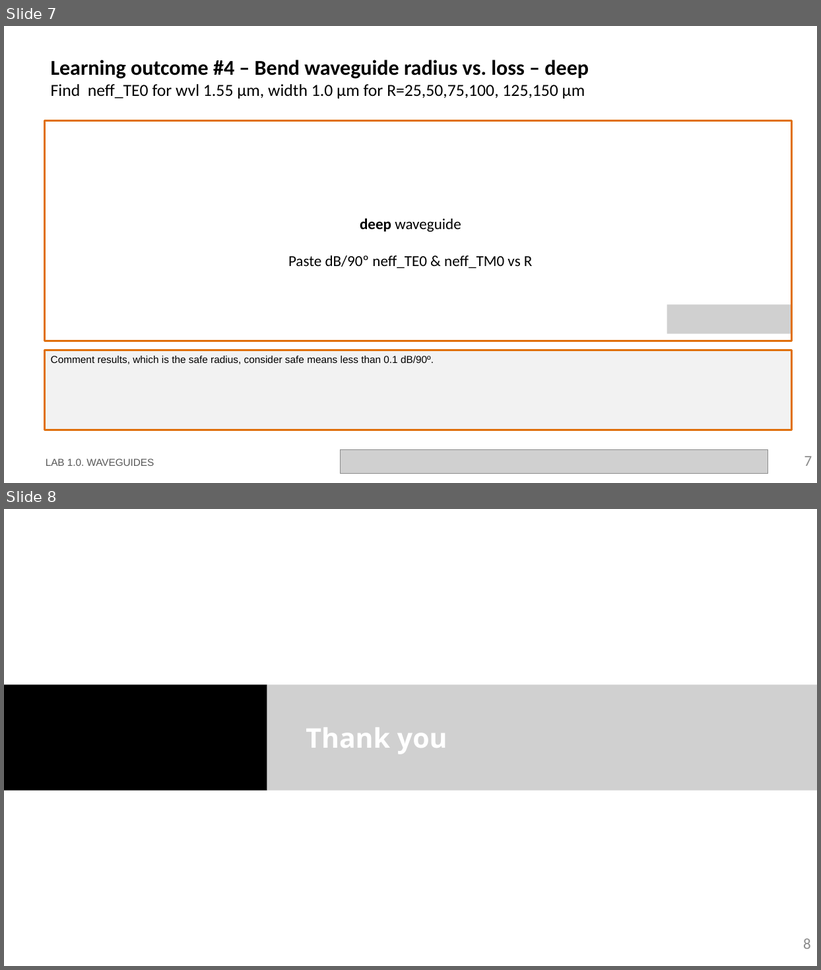
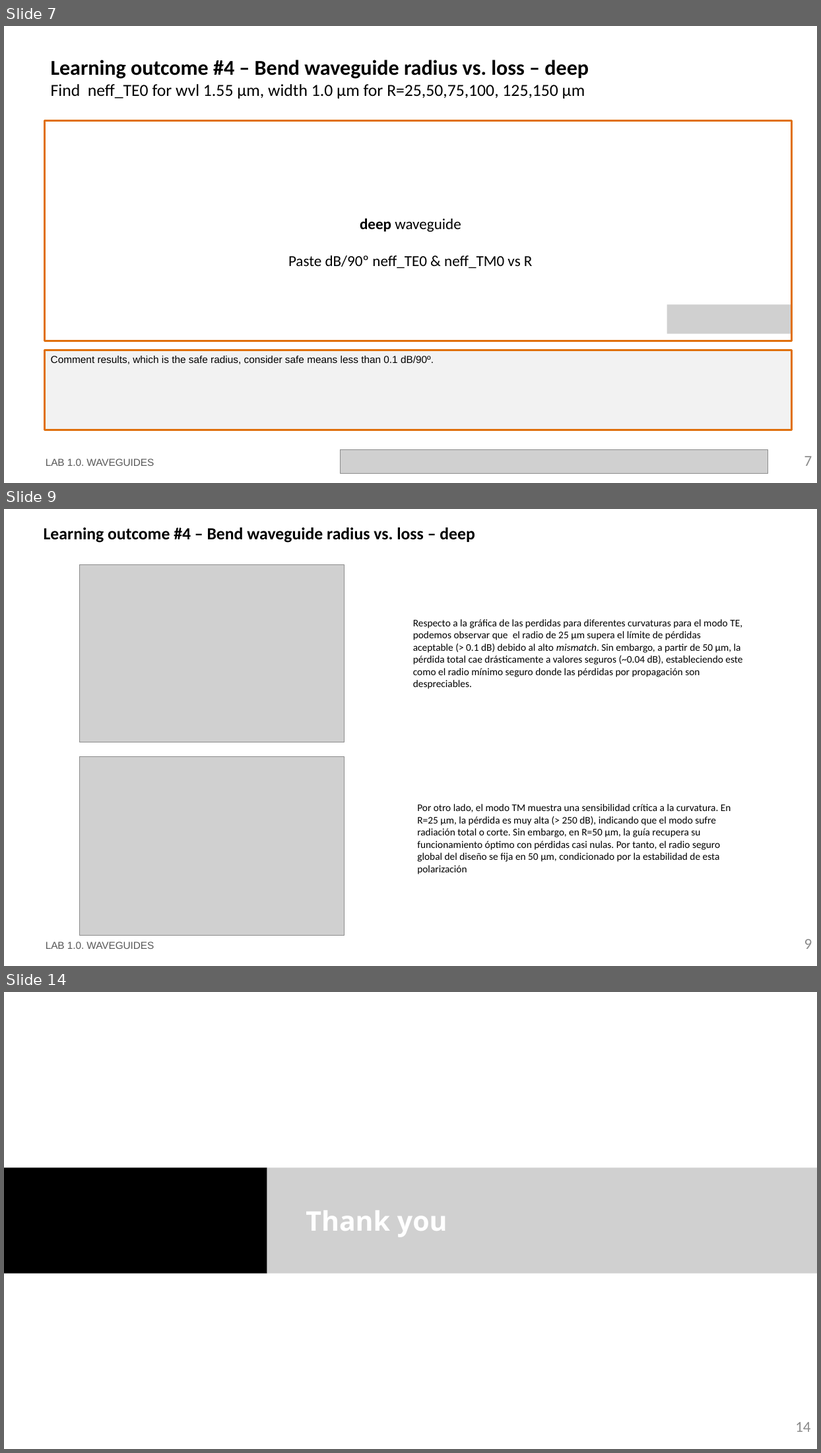
Before and after one commit to snacmuo/pic-upv-lab1, a slide deck: LabBook_10.pptx. Shown one above the other, each under a label of ours: slides 7 and 8 before the commit, slides 7, 9 and 14 after it; the slides between them are not shown. The pictures are 821x970 and 821x1453 pixels, drawn with LibreOffice and Linux fonts; fonts in the diff are those of the drawing; grey boxes stand for pictures; background and template pictures are left out. Boxes give left, top, right and bottom in pixels: in the first picture for what was removed or moved away, otherwise in the second. Text is boxed around its words. In the diff, an @@ line names an element or a change of style, - is before the commit and + after.

```diff
--- a/LabBook_10.pptx
+++ b/LabBook_10.pptx
@@ slide 9 added at (4,509,817,966), background #FFFFFF @@
@@ title added at (44,527,475,543), 20 pt, text #000000, bold @@
+Learning outcome #4 – Bend waveguide radius vs. loss – deep
@@ picture added at (80,564,344,742) @@
@@ text added at (413,619,743,689), 12 pt, text #000000 @@
+Respecto a la gráfica de las perdidas para diferentes curvaturas para el modo TE, podemos observar que el radio de 25 µm supera el límite de pérdidas aceptable (> 0.1 dB) debido al alto mismatch. Sin embargo, a partir de 50 µm, la pérdida total cae drásticamente a valores seguros (~0.04 dB), estableciendo este como el radio mínimo seguro donde las pérdidas por propagación son despreciables.
@@ picture added at (80,757,344,935) @@
@@ text added at (417,804,731,875), 12 pt, text #000000 @@
+Por otro lado, el modo TM muestra una sensibilidad crítica a la curvatura. En R=25 µm, la pérdida es muy alta (> 250 dB), indicando que el modo sufre radiación total o corte. Sin embargo, en R=50 µm, la guía recupera su funcionamiento óptimo con pérdidas casi nulas. Por tanto, el radio seguro global del diseño se fija en 50 µm, condicionado por la estabilidad de esta polarización
@@ text added at (46,942,154,949), 12 pt, text #585858 @@
+LAB 1.0. WAVEGUIDES
@@ page number added at (805,939,812,949), 18 pt, text #8C8C8C @@
+9
@@ what was slide 8 is now slide 14 @@
@@ page number at (795,1422,811,1432): text changed @@
-8
+14
```
Also in this commit, not shown: 1 slide changed, 5 other slides added, 1 other file.
